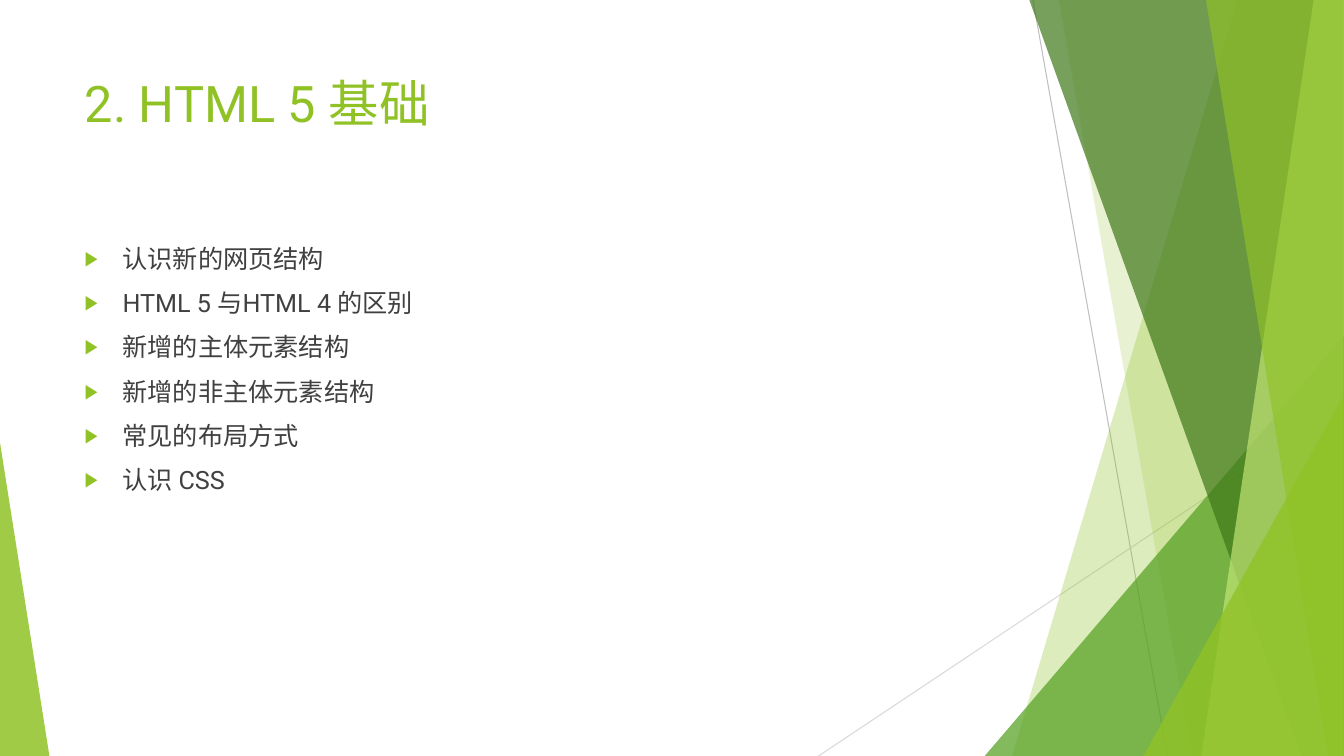
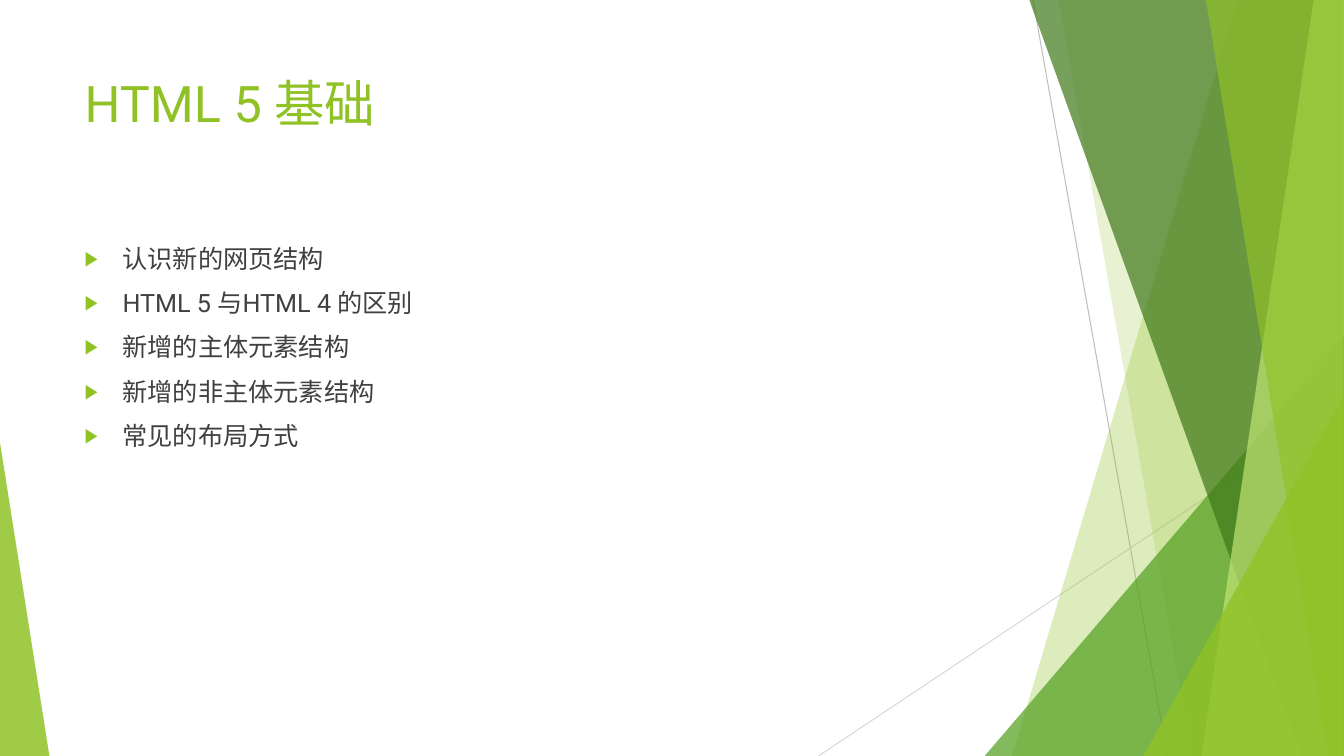
Before and after one commit to Guoye/Neusoft, a slide deck: slide 2 of lesson_HTML5/2.HTML5基础/2.HTML5基础.pptx (slide 5 before the commit). Drawn at 1344x756 pixels with LibreOffice and Linux fonts; fonts in the diff are those of the drawing. Boxes give left, top, right and bottom in pixels: in the first picture for what was removed or moved away, otherwise in the second. Text is boxed around its words. In the diff, an @@ line names an element or a change of style, - is before the commit and + after.

```diff
--- a/lesson_HTML5/2.HTML5基础/2.HTML5基础.pptx
+++ b/lesson_HTML5/2.HTML5基础/2.HTML5基础.pptx
@@ title at [85, 79, 375, 126]: text changed @@
-2. HTML 5 基础
+HTML 5 基础
@@ text at [123, 468, 225, 491]: paragraph removed @@
-▶ 认识 CSS
```
Also in this commit, not shown: 2 slides added, 7 slides removed, 3 other files.
